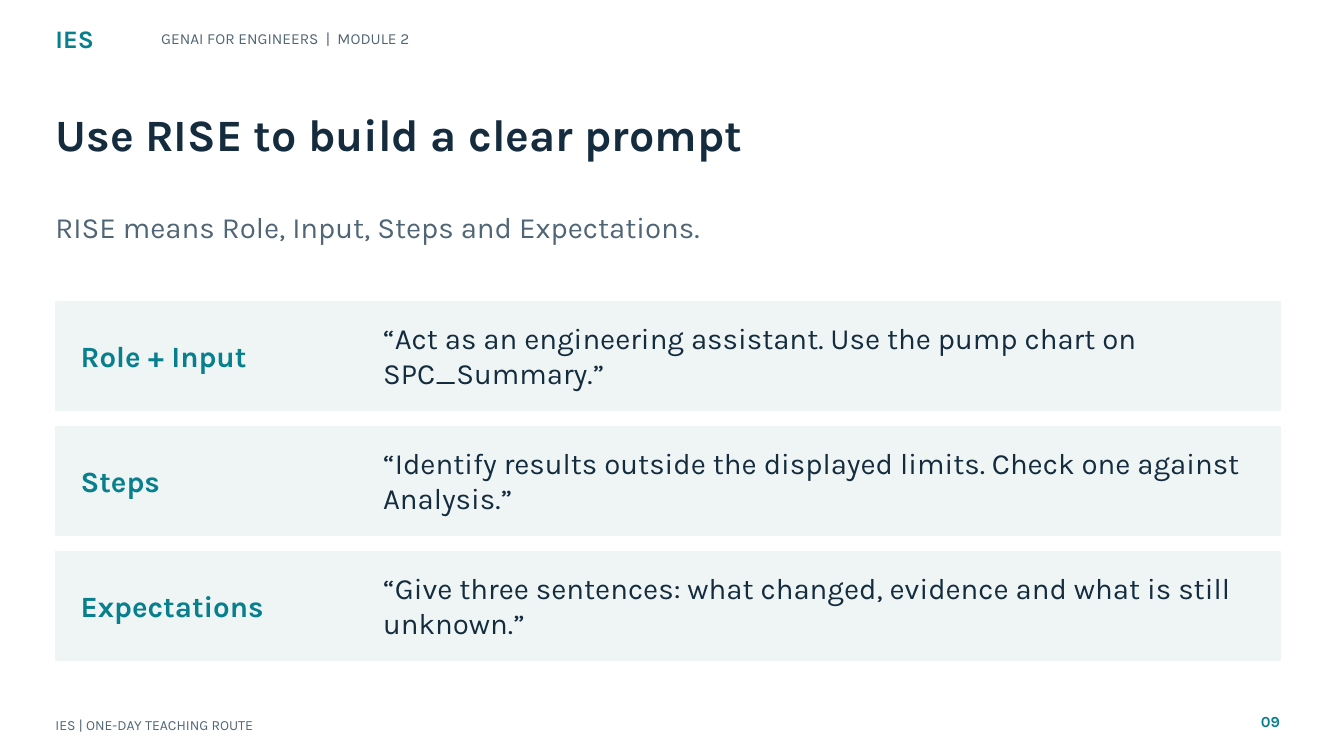
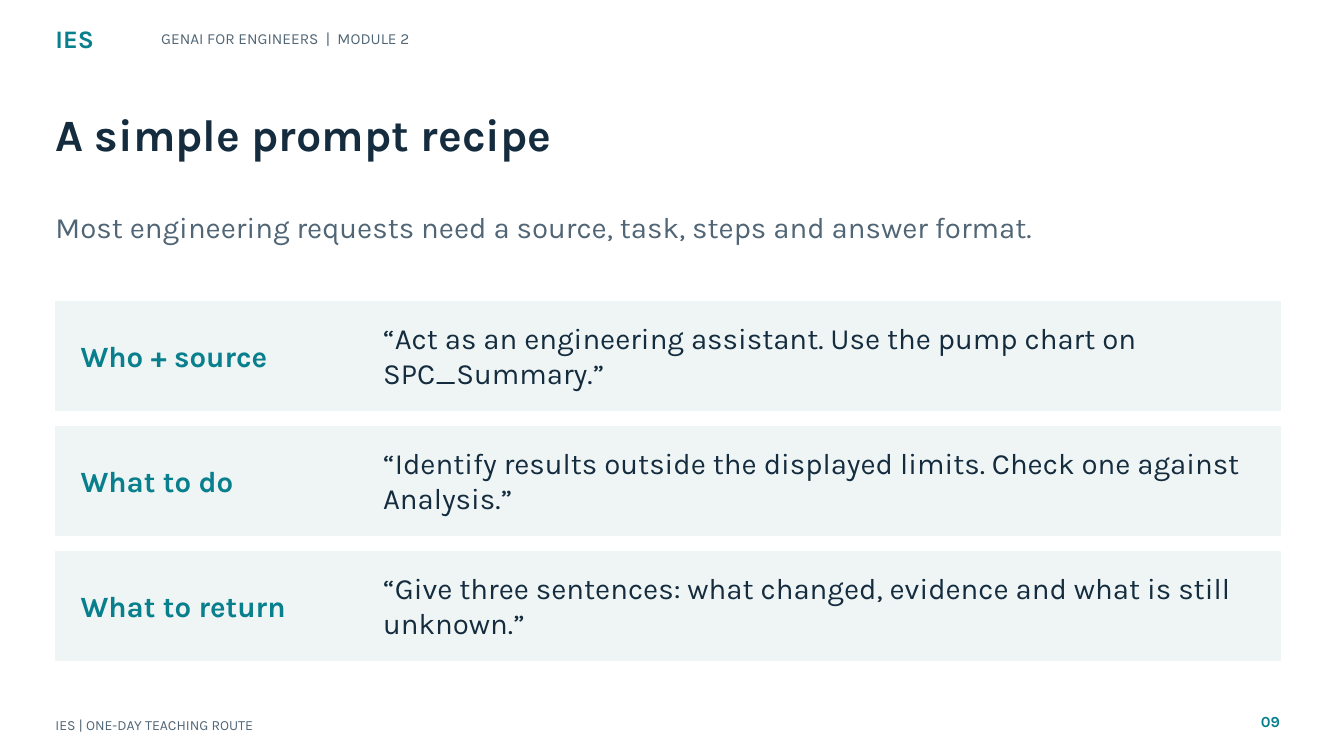
Before and after one commit to tertiarycourses/IES-GenAI-for-Engineers, a slide deck: slide 9 of courseware/Slides/IES-GenAI-for-Engineers.pptx. Drawn at 1344x756 pixels with LibreOffice and Linux fonts; fonts in the diff are those of the drawing. Boxes give left, top, right and bottom in pixels: in the first picture for what was removed or moved away, otherwise in the second. Text is boxed around its words. In the diff, an @@ line names an element or a change of style, - is before the commit and + after.

```diff
--- a/courseware/Slides/IES-GenAI-for-Engineers.pptx
+++ b/courseware/Slides/IES-GenAI-for-Engineers.pptx
@@ text at (x1=55, y1=119, x2=552, y2=162): text changed @@
-Use RISE to build a clear prompt
+A simple prompt recipe
@@ text at (x1=55, y1=218, x2=1032, y2=245): text changed @@
-RISE means Role, Input, Steps and Expectations.
+Most engineering requests need a source, task, steps and answer format.
@@ text at (x1=81, y1=347, x2=267, y2=368): text changed @@
-Role + Input
+Who + source
@@ text at (x1=81, y1=472, x2=234, y2=493): text changed @@
-Steps
+What to do
@@ text at (x1=81, y1=597, x2=286, y2=618): text changed @@
-Expectations
+What to return
```
Also in this commit, not shown: 24 other slides changed, 1 other file.
